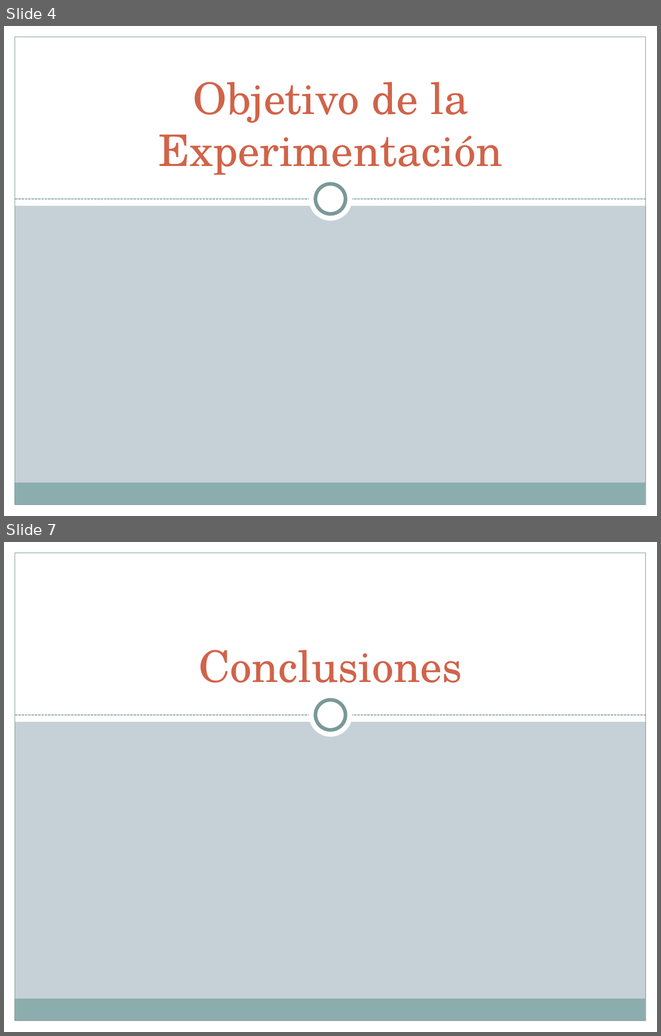
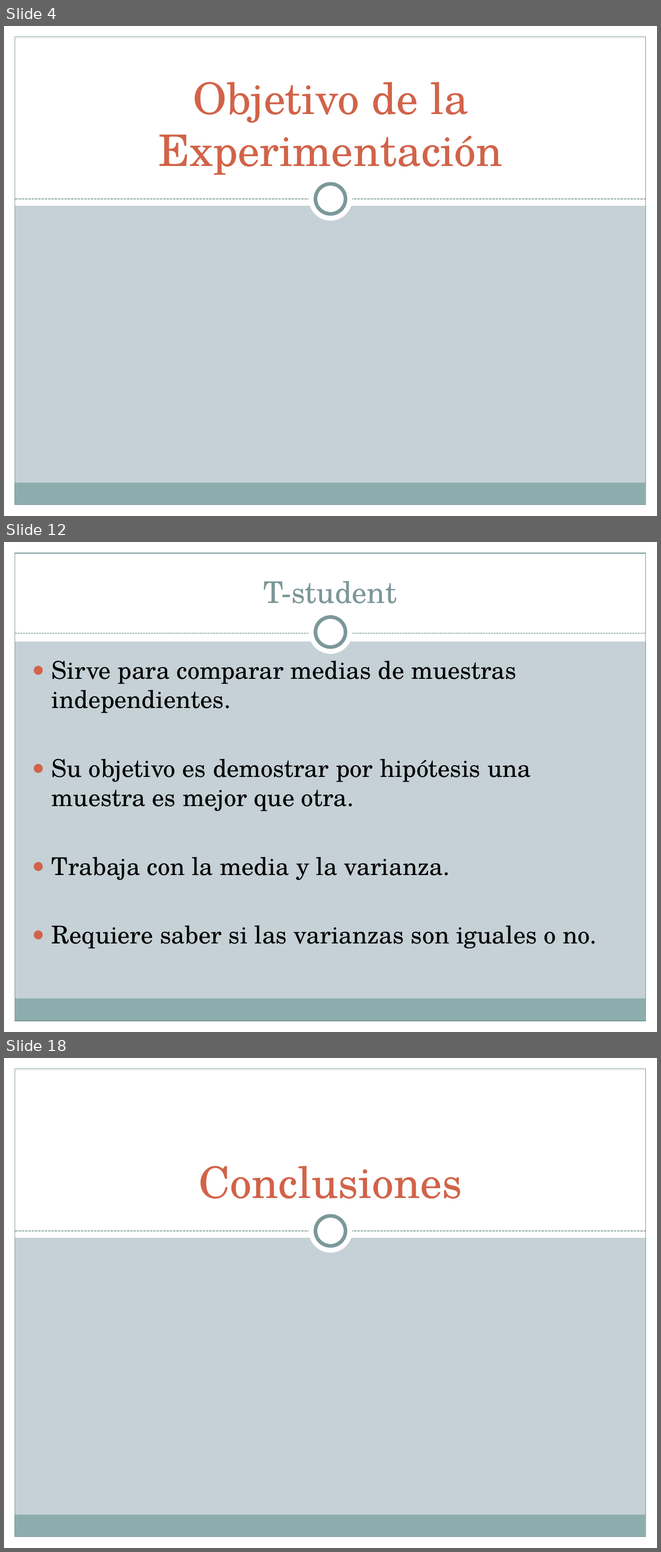
Before and after one commit to diegohttp/plagiarius, a slide deck: Lab6/Diapos HIPOTESIS.pptx. Shown one above the other, each under a label of ours: slides 4 and 7 before the commit, slides 4, 12 and 18 after it; the slides between them are not shown. The pictures are 661x1036 and 661x1552 pixels, drawn with LibreOffice and Linux fonts; fonts in the diff are those of the drawing. Boxes give left, top, right and bottom in pixels: in the first picture for what was removed or moved away, otherwise in the second. Text is boxed around its words. In the diff, an @@ line names an element or a change of style, - is before the commit and + after.

```diff
--- a/Lab6/Diapos HIPOTESIS.pptx
+++ b/Lab6/Diapos HIPOTESIS.pptx
@@ slide 12 added at (4, 542, 657, 1032), background #C5D1D7; not listed: 5 template elements that a slide beside it also shows @@
@@ rectangle added at (4, 542, 657, 641), fill #FFFFFF @@
@@ title added at (264, 581, 397, 603), 33 pt, text #7C999A @@
+T-student
@@ ellipse added at (309, 610, 353, 654), fill #FFFFFF @@
@@ ellipse added at (316, 617, 345, 647), fill #FFFFFF, outline #7C999A 4 pt @@
@@ line added from (15, 633) to (646, 633), #7C999A 0.75 pt dashed @@
@@ text added at (52, 661, 597, 949), 27 pt, text #000000 @@
+● Sirve para comparar medias de muestras independientes.
+● Su objetivo es demostrar por hipótesis una muestra es mejor que otra.
+● Trabaja con la media y la varianza.
+● Requiere saber si las varianzas son iguales o no.
@@ what was slide 7 is now slide 18 @@
```
Also in this commit, not shown: 1 slide changed, 11 other slides added, 1 slide removed.
